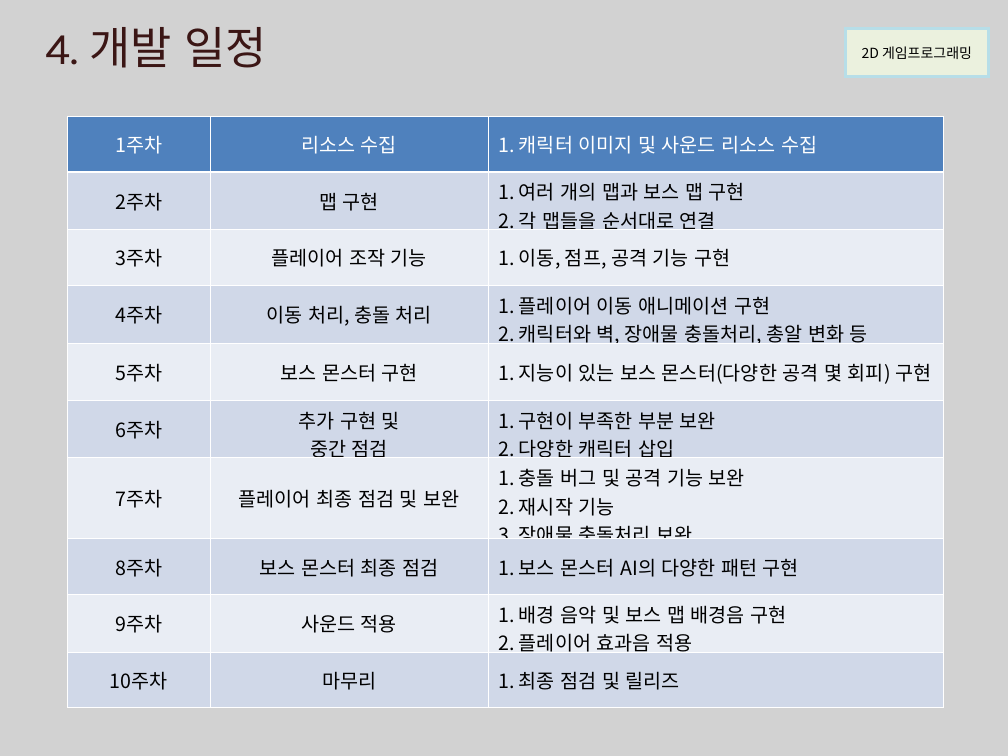
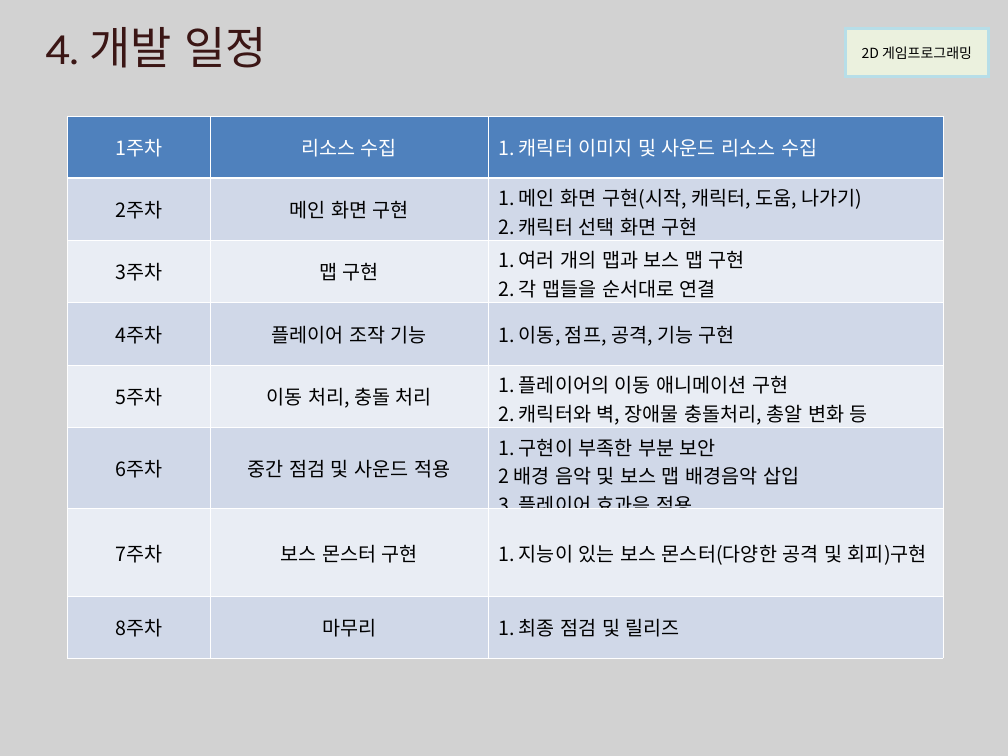
Before and after one commit to LEEMIREUK/Binky, a slide deck: slide 7 of 2016182027_이미륵.ppt. Drawn at 1008x756 pixels with LibreOffice and Linux fonts; fonts in the diff are those of the drawing; background and template pictures are left out. Boxes give left, top, right and bottom in pixels: in the first picture for what was removed or moved away, otherwise in the second. Text is boxed around its words. In the diff, an @@ line names an element or a change of style, - is before the commit and + after.

```diff
--- a/2016182027_이미륵.ppt
+++ b/2016182027_이미륵.ppt
@@ table at (68, 116, 943, 658) @@
-row 2: 2주차 | 맵 구현 | 1. 여러 개의 맵과 보스 맵 구현 / 2. 각 맵들을 순서대로 연결
-row 3: 3주차 | 플레이어 조작 기능 | 1. 이동, 점프, 공격 기능 구현
-row 4: 4주차 | 이동 처리, 충돌 처리 | 1. 플레이어 이동 애니메이션 구현 / 2. 캐릭터와 벽, 장애물 충돌처리, 총알 변화 등
-row 5: 5주차 | 보스 몬스터 구현 | 1. 지능이 있는 보스 몬스터(다양한 공격 몇 회피) 구현
-row 6: 6주차 | 추가 구현 및 / 중간 점검 | 1. 구현이 부족한 부분 보완 / 2. 다양한 캐릭터 삽입
-row 7: 7주차 | 플레이어 최종 점검 및 보완 | 1. 충돌 버그 및 공격 기능 보완 / 2. 재시작 기능 / 3. 장애물 충돌처리 보완
-row 8: 8주차 | 보스 몬스터 최종 점검 | 1. 보스 몬스터 AI의 다양한 패턴 구현
-row 9: 9주차 | 사운드 적용 | 1. 배경 음악 및 보스 맵 배경음 구현 / 2. 플레이어 효과음 적용
-row 10: 10주차 | 마무리 | 1. 최종 점검 및 릴리즈
+row 2: 2주차 | 메인 화면 구현 | 1. 메인 화면 구현(시작, 캐릭터, 도움, 나가기) / 2. 캐릭터 선택 화면 구현
+row 3: 3주차 | 맵 구현 | 1. 여러 개의 맵과 보스 맵 구현 / 2. 각 맵들을 순서대로 연결
+row 4: 4주차 | 플레이어 조작 기능 | 1. 이동, 점프, 공격, 기능 구현
+row 5: 5주차 | 이동 처리, 충돌 처리 | 1. 플레이어의 이동 애니메이션 구현 / 2. 캐릭터와 벽, 장애물 충돌처리, 총알 변화 등
+row 6: 6주차 | 중간 점검 및 사운드 적용 | 1. 구현이 부족한 부분 보안 / 2 배경 음악 및 보스 맵 배경음악 삽입 / 3. 플레이어 효과음 적용
+row 7: 7주차 | 보스 몬스터 구현 | 1. 지능이 있는 보스 몬스터(다양한 공격 및 회피)구현
+row 8: 8주차 | 마무리 | 1. 최종 점검 및 릴리즈
```
Also in this commit, not shown: 12 other files.
